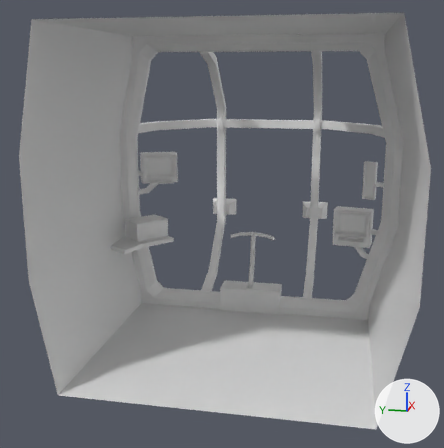
Before and after pictures for a commit that changed the FBX model Assets/Models/Submarine/Sub_Cockpit.FBX.
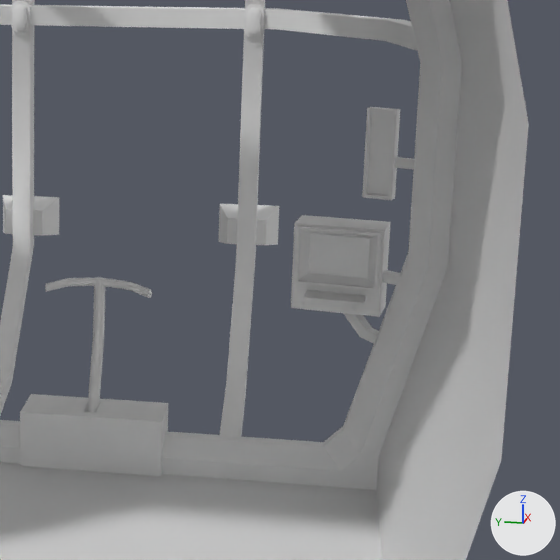
The first picture shows the older version from a 50 mm lens placed at (-67.9, -4.6, 16.0), pointed at (-23.5, 4.3, 4.9). The close-ups show both versions on the part from 48% to 100% of the width and 26% to 78% of the height of that picture; other places that the commit changed are outside them. Every picture has the same lights, and +X, +Y and +Z are marked at lower right. Where no turn or scale is listed for an object, it has been applied to the vertices.

The older version as bpy lines, for what is in view:
```python
ob_console003 = bpy.data.objects.new('Console003', me_mesh_011)
ob_console003.location = (-17.58, -6.68, 7.64)
ob_console02 = bpy.data.objects.new('Console02', me_mesh_003)
ob_console02.location = (-17.86, -5.43, 2.71)
ob_console02.rotation_euler = (-1.571, 0.0, 1.396)  # degrees (-90, 0, 80)
ob_consolesupport = bpy.data.objects.new('ConsoleSupport', me_mesh_004)
ob_consolesupport.location = (-17.9, -5.91, 3.54)
ob_consolesupport.rotation_euler = (1.571, 0.0, 2.967)  # degrees (90, 0, 170)
ob_frame01 = bpy.data.objects.new('Frame01', me_mesh)
ob_frame01.location = (-14.83, 2.49, 11.64)
ob_headlight01 = bpy.data.objects.new('HeadLight01', me_mesh_009)
ob_headlight01.location = (-10.0, -1.97, 2.7)
ob_headlight02 = bpy.data.objects.new('HeadLight02', me_mesh_008)
ob_headlight02.location = (-10.0, 6.9, 2.7)
ob_keyboard = bpy.data.objects.new('Keyboard', me_mesh_019)
ob_keyboard.location = (-18.62, -5.34, 2.79)
ob_keyboard.rotation_euler = (0.0, -0.0873, -0.175)  # degrees (0, -5, -10)
# also in view: 'Willypit' at (-27.0, 2.5, 7.6); 'SteeringBox' at (-18.6, 2.8, -2.6); 'Frame00' at (-14.8, 6.9, 7.6); 'Frame02' at (-14.8, -2.0, 7.6); 'SteeringStick' at (-17.4, 2.9, 2.5)
```
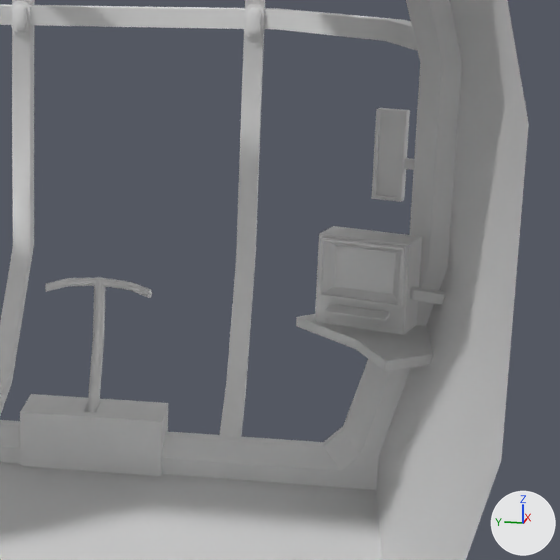
What changed in the scene script:
```text
Add me_mesh_027_1:
    me_mesh_027_1.from_pydata([(1.33, 3.08, 0.0), (3.26, 0.78, 0.0), (-0.96, 1.15, 0.0), (0.96, -1.17, 0.0), (-2.11, 0.71, 0.0), (-2.02, -1.19, 0.0), (1.33, 3.08, -0.32), (3.26, 0.78, -0.32), (-0.96, 1.15, -0.32), (0.96, -1.17, -0.32), (-2.11, 0.71, -0.32), (-2.02, -1.19, -0.32), (-3.07, 0.31, 0.0), (-3.07, 0.31, -0.32)], [], [(0, 2, 3, 1), (2, 4, 12, 5, 3), (6, 7, 9, 8), (11, 13, 10, 8, 9), (0, 1, 7, 6), (1, 3, 9, 7), (3, 5, 11, 9), (5, 12, 13, 11), (4, 2, 8, 10), (2, 0, 6, 8), (12, 4, 10, 13)])
Change ob_console003:
    ob_console003.location: (-17.58, -6.68, 7.64) -> (-17.75, -6.97, 7.64)
Change ob_consolesupport:
    ob_consolesupport.location: (-17.9, -5.91, 3.54) -> (-20.16, -6.74, 3.54)
Change ob_keyboard:
    ob_keyboard.location: (-18.62, -5.34, 2.79) -> (-20.49, -6.03, 2.82)
    ob_keyboard.rotation_euler: (0.0, -0.0873, -0.175) -> (0.0, -0.0873, -0.349)  # degrees (0, -5, -10) -> degrees (0, -5, -20)
Change ob_console02:
    ob_console02.location: (-17.86, -5.43, 2.71) -> (-19.76, -6.25, 2.73)
    ob_console02.rotation_euler: (-1.571, 0.0, 1.396) -> (-1.571, 0.0, 1.222)  # degrees (-90, 0, 80) -> degrees (-90, 0, 70)
Remove ob_headlight02:
    ob_headlight02 = bpy.data.objects.new('HeadLight02', me_mesh_008)
    ob_headlight02.location = (-10.0, 6.9, 2.7)
Remove ob_headlight01:
    ob_headlight01 = bpy.data.objects.new('HeadLight01', me_mesh_009)
    ob_headlight01.location = (-10.0, -1.97, 2.7)
Add ob_console005:
    ob_console005 = bpy.data.objects.new('Console005', me_mesh_027_1)
    ob_console005.location = (-20.49, -7.18, 2.25)
```

Where the change shows, as pixel boxes [x1, y1, x2, y2] in the close-ups (560 x 560 px):
'Console02', moved, turned
    before: [291, 215, 390, 317]
    after: [315, 226, 422, 335]
'Console003', moved
    before: [362, 107, 400, 200]
    after: [371, 108, 410, 202]
'Console005', added
    after: [296, 314, 433, 371]
'HeadLight01', deleted
    before: [218, 204, 279, 245]
'HeadLight02', deleted
    before: [3, 195, 59, 235]
'Keyboard', moved, turned
    before: [304, 290, 366, 304]
    after: [325, 304, 390, 321]
'ConsoleSupport', moved
    before: [383, 270, 401, 285]
    after: [410, 287, 445, 305]
